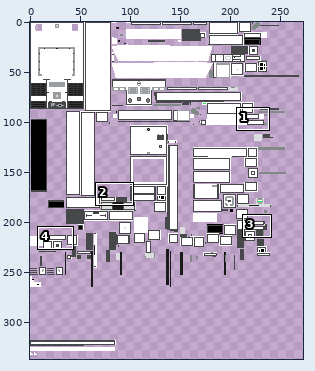
Edited in one commit: sprite sheet (doodle tank Resources/textures/entity/tiger_1/default.png). The picture above shows the old version from afar; the outline marks the close-up.
Close-up. The starting point:
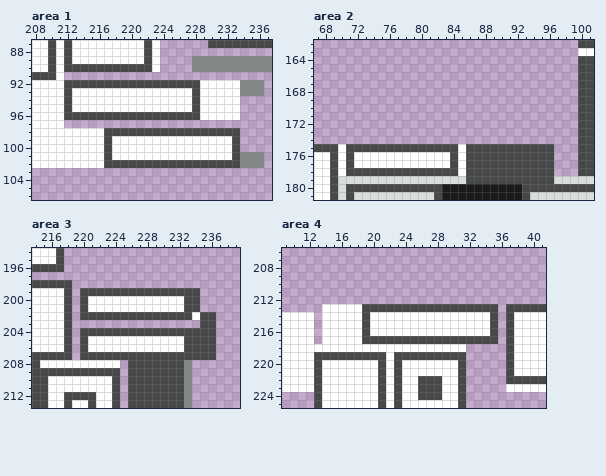
The file is 2048x2048 pixels. Colours within 5 levels of each other are drawn and written as one. Shown: area 1: x 208..237, y 87..106; area 2: x 67..101, y 162..181; area 3: x 214..239, y 194..213; area 4: x 9..41, y 206..225. The wide view leaves out empty margins. The commit also changed other parts of the picture, which this record leaves out.
New version:
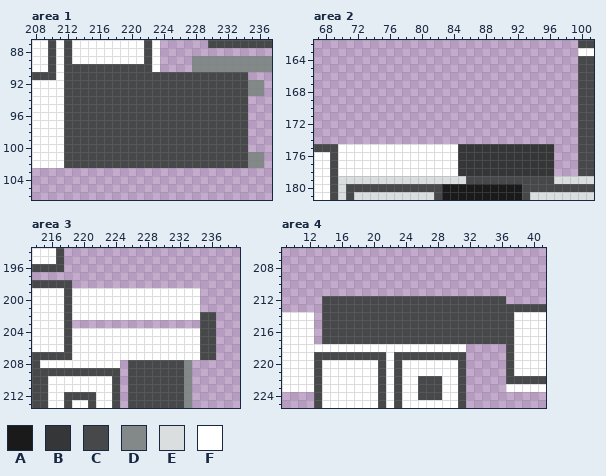
Palette (. is transparent): A #1a1a1b  B #353637  C #464849  D #838889  E #dadedf  F #ffffff
Edits made:
Changed rows in their new state; - is an unchanged pixel.
Area 1:
first column x 212:
 91 CCCCCCCCCCCCCCCCCCCCCCC
 92 -----------------CCCCCC
 93 -CCCCCCCCCCCCCCC-CCCCCC
 94 -CCCCCCCCCCCCCCC-CCCCCC
 95 -CCCCCCCCCCCCCCC-CCCCCC
 96 -----------------CCCCCC
 97 CCCCCCCCCCCCCCCCCCCCCCC
 98 CCCCC-----------------C
 99 CCCCC-CCCCCCCCCCCCCCC-C
100 CCCCC-CCCCCCCCCCCCCCC-C
101 CCCCC-CCCCCCCCCCCCCCC-C
102 CCCCC-----------------C
Area 2:
first column x 71:
175 FFFFFFFFFFFFFFBBBBBBBBBBBB
176 F------------FBBBBBBBBBBBB
177 F------------FBBBBBBBBBBBB
178 FFFFFFFFFFFFFFBBBBBBBBBBBB
Area 3:
first column x 219:
199 FFFFFFFFFFFFFFFF
200 FF------------FF
201 FF------------FF
202 FFFFFFFFFFFFFFF-
204 FFFFFFFFFFFFFFFF
205 FF------------FF
206 FF------------FF
207 FFFFFFFFFFFFFFFF
Area 4:
first column x 14:
212 CCCCCCCCCCCCCCCCCCCCCCC
213 CCCCC-----------------C
214 CCCCC-CCCCCCCCCCCCCCC-C
215 CCCCC-CCCCCCCCCCCCCCC-C
216 CCCCC-CCCCCCCCCCCCCCC-C
217 CCCCC-----------------C
Pixel boxes of the changes (left, top, right, bottom) in both close-ups:
changed: (64, 72, 248, 168)
changed: (346, 144, 554, 176)
changed: (72, 288, 200, 360)
changed: (322, 296, 506, 344)
